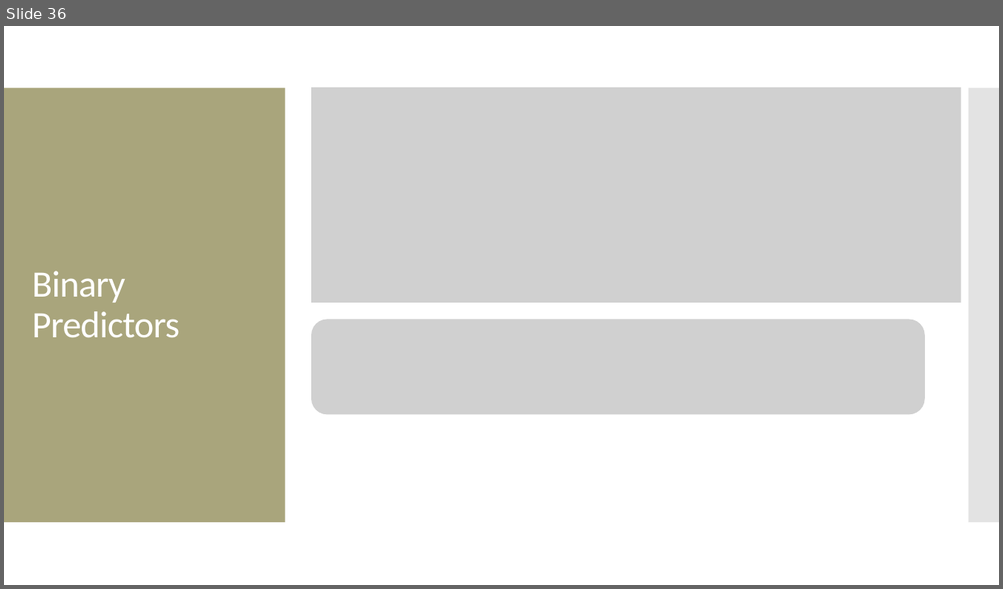
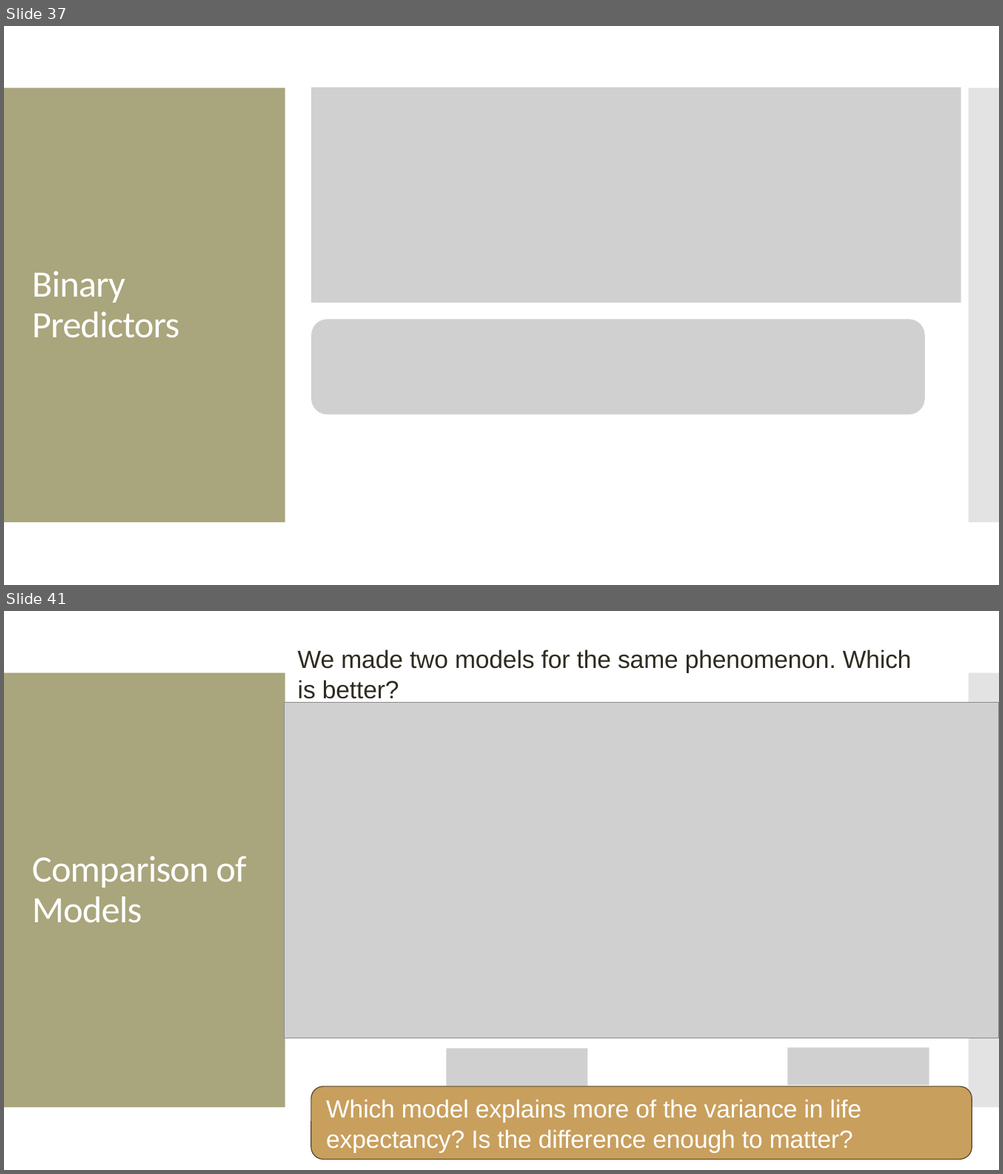
Before and after one commit to amosca01/MATH108-S24, a slide deck: slides/06-simple-linear-reg-pt2.pptx. Shown one above the other, each under a label of ours: slide 36 before the commit, slides 37 and 41 after it; the slides between them are not shown. The pictures are 1003x589 and 1003x1174 pixels, drawn with LibreOffice and Linux fonts; fonts in the diff are those of the drawing; grey boxes stand for pictures. Boxes give left, top, right and bottom in pixels: in the first picture for what was removed or moved away, otherwise in the second. Text is boxed around its words. In the diff, an @@ line names an element or a change of style, - is before the commit and + after.

```diff
--- a/slides/06-simple-linear-reg-pt2.pptx
+++ b/slides/06-simple-linear-reg-pt2.pptx
@@ slide 41 added at bbox=[4, 611, 999, 1170], background #FFFFFF; not listed: 2 template elements that a slide beside it also shows @@
@@ text added at bbox=[298, 649, 911, 703], 24 pt, text #2F2B20 @@
+We made two models for the same phenomenon. Which is better?
@@ picture added at bbox=[284, 703, 999, 1039] @@
@@ title added at bbox=[32, 856, 246, 923], 36 pt, text #FFFFFF @@
+Comparison of Models
@@ picture added at bbox=[447, 1049, 588, 1086] @@
@@ picture added at bbox=[788, 1048, 929, 1085] @@
@@ rounded rectangle added at bbox=[311, 1087, 972, 1160], fill #C89F5D, outline #584629 0.85 pt, 24 pt, text #FFFFFF @@
+Which model explains more of the variance in life expectancy? Is the difference enough to matter?
@@ what was slide 36 is now slide 37 @@
```
Also in this commit, not shown: 2 slides changed, 7 other slides added, 2 slides removed, 15 other files.
